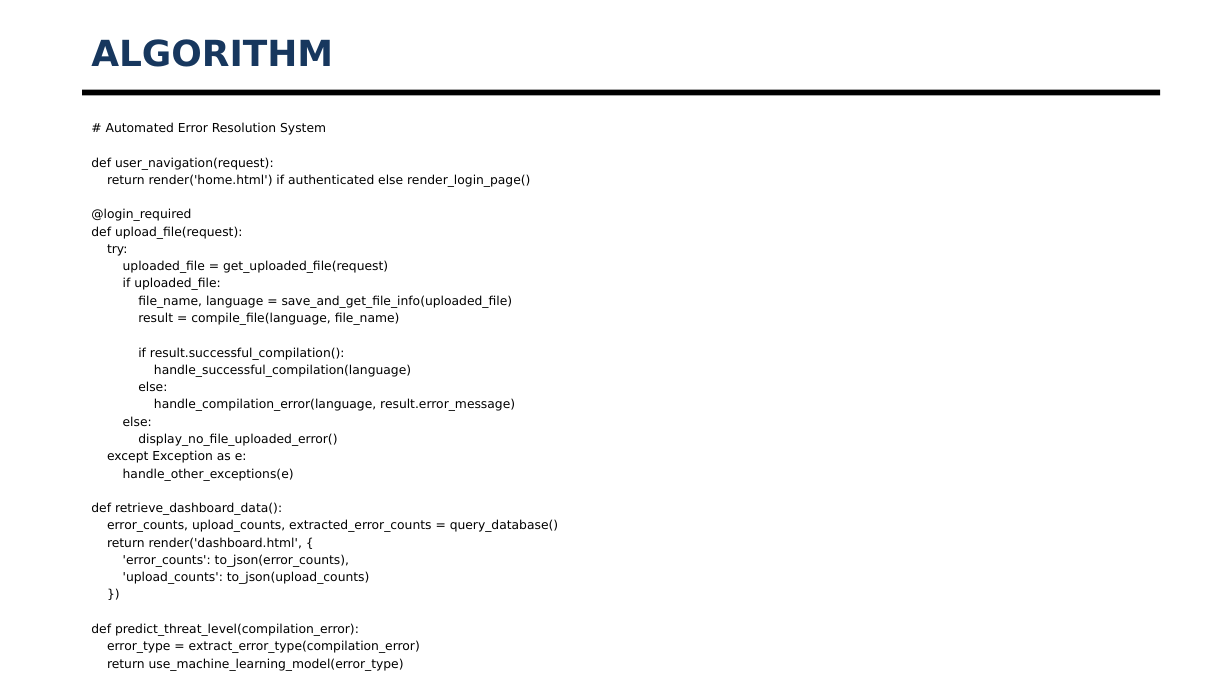
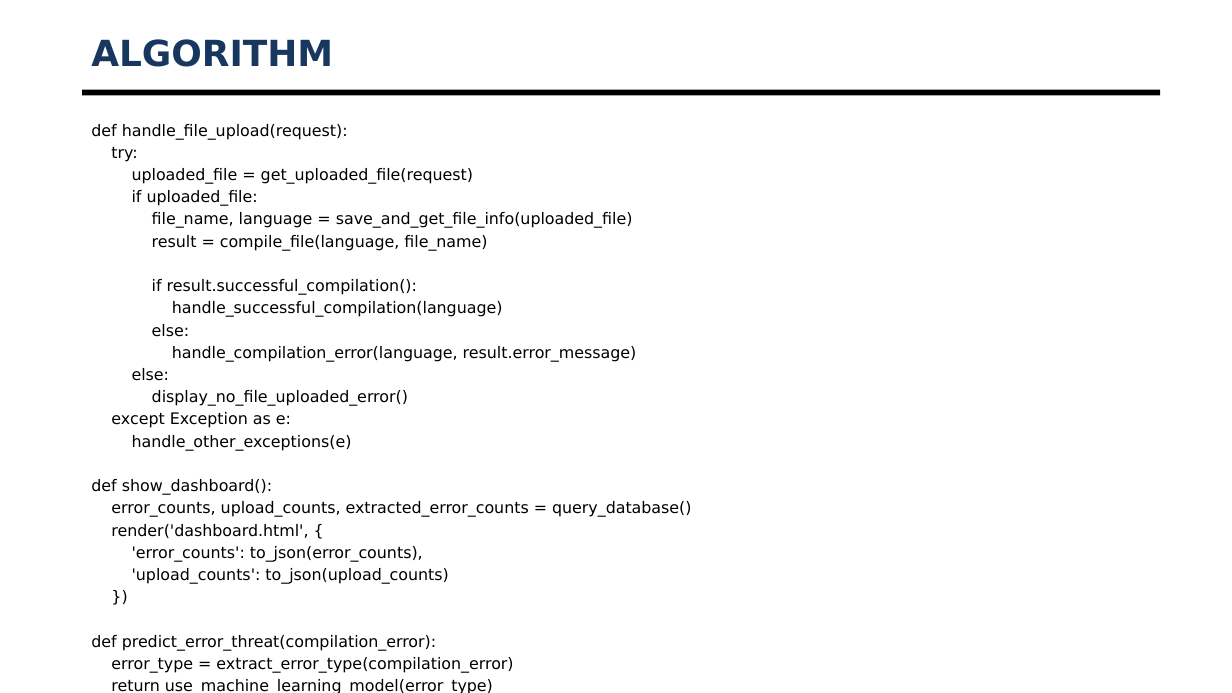
Before and after one commit to KiranspaceLDR/AI-Server-Log-Mangement-Software, a slide deck: slide 16 of Documentation/20201CEI0161_Final_Presentation.pptx (slide 17 before the commit). Drawn at 1232x693 pixels with LibreOffice and Linux fonts; fonts in the diff are those of the drawing; background and template pictures are left out. Boxes give left, top, right and bottom in pixels: in the first picture for what was removed or moved away, otherwise in the second. Text is boxed around its words. In the diff, an @@ line names an element or a change of style, - is before the commit and + after.

```diff
--- a/Documentation/20201CEI0161_Final_Presentation.pptx
+++ b/Documentation/20201CEI0161_Final_Presentation.pptx
@@ text at <box>91,124,348,139</box>: text changed; size 9.6 to 12.4 pt @@
-# Automated Error Resolution System
-def user_navigation(request):
-return render('home.html') if authenticated else render_login_page()
-@login_required
-def upload_file(request):
+def handle_file_upload(request):
@@ text at <box>111,147,691,693</box>: size 9.6 to 12.4 pt in "try:", "uploaded_file = get_uploaded_file(request)", "if uploaded_file:", "file_name, language = save_and_get_file_info(uploaded_file)" and 15 more places @@
@@ text at <box>91,479,272,495</box>: text changed; size 9.6 to 12.4 pt @@
-def retrieve_dashboard_data():
+def show_dashboard():
@@ text at <box>111,524,308,538</box>: text changed; size 9.6 to 12.4 pt @@
-return render('dashboard.html', {
+render('dashboard.html', {
@@ text at <box>91,635,436,650</box>: text changed; size 9.6 to 12.4 pt @@
-def predict_threat_level(compilation_error):
+def predict_error_threat(compilation_error):
```
Also in this commit, not shown: 21 other slides changed, 4 slides removed, 4 other files.
